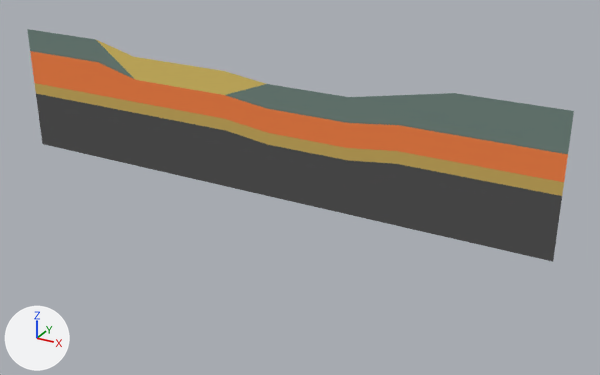
The Blender file Earthquake Game/Assets/Models/Netherlands.blend: old version first, new version second.
The view is the same before and after, from a 50 mm camera at (45.2, -53.2, 18.0) aimed at (15.3, 1.2, -9.2). The axes (+X, +Y, +Z) are drawn at lower left. The lights are the same throughout. The same objects are shown in both versions, whatever each file hides.

Before the edit, the objects in view are built like this:
```python
me_plane = bpy.data.meshes.new('Plane')
me_plane.from_pydata(...)  # 50 vertices, 40 faces; spans x -12.0..36.0, y -10.0..1.0, z 0.0
# faces by material slot: [6, 6, 7, 7, 14]
me_plane.materials.append(mat_clay)  # grey #798d86
me_plane.materials.append(mat_sand)  # yellow #e7cb6f
me_plane.materials.append(mat_salt_clay_stone)  # orange #ff894e
me_plane.materials.append(mat_sandstone)  # yellow #d1b263
me_plane.materials.append(mat_bedrock)  # dark grey #595959
ob_everything = bpy.data.objects.new('Everything', me_plane)
ob_everything.location = (0.0, 0.0, 0.0)
ob_everything.rotation_euler = (1.571, 0.0, 0.0)  # degrees (90, 0, 0)
```
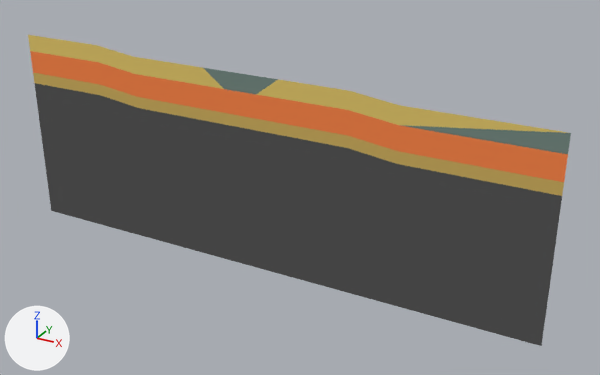
Where the change shows, as pixel boxes [x1, y1, x2, y2] in the pictures (600 x 375 px; the box of a moved part takes in the faces that stretch with it):
'Everything', reshaped (33% taller)
    before: [27, 29, 574, 262]
    after: [28, 35, 571, 346]
part 1 of me_plane, moved or reshaped
    before: [27, 29, 574, 262]
    after: [28, 35, 571, 346]
part 2 of me_plane, recoloured
    both: [35, 83, 348, 160]

The change, as a diff of the scene's bpy script:
```diff
--- a/Earthquake Game/Assets/Models/Netherlands.blend.py
+++ b/Earthquake Game/Assets/Models/Netherlands.blend.py
@@ me_plane @@
 # used by ob_everything; location = (0.0, 0.0, 0.0); rotation_euler = (1.571, 0.0, 0.0), in degrees (90, 0, 0)
-me_plane.from_pydata(...)  # 50 vertices, 40 faces; spans x -12.0..36.0, y -10.0..1.0, z 0.0
+me_plane.from_pydata(...)  # 60 vertices, 48 faces; spans x -12.0..36.0, y -17.0..0.5, z 0.0
+# me_plane part 1
+# 16 vertices are removed from x -12.0..36.0, y -10.0..1.0, z 0.0
+# 31 faces are deleted
+# 3 vertices in x -12.0..0.0, y -5.0..1.0, z 0.0 move by (0.0, -0.5, 0.0)
+# 3 vertices in x 9.0..36.0, y -10.0, z 0.0 move by (0.0, -7.0, 0.0)
+# 10 vertices move from x 0.0..28.0, y -10.0..1.0, z 0.0 to x 7.0..24.0, y -17.0..-0.5, z 0.0
+# 13 vertices are added at x -12.0..20.0, y -17.0..0.0, z 0.0
+# 8 new vertices lie (0.0, 1.0, 0.0) away from vertices in x -12.0..20.0, y -6.5..-4.0, z 0.0
+# 5 new vertices lie (0.0, 1.5, 0.0) away from vertices in x -4.0..36.0, y -2.0..-1.0, z 0.0
+# 8 new faces join them, mat_sand (yellow #e7cb6f)
+# 4 new faces join them, mat_clay (grey #798d86)
+# 8 new faces join them, mat_salt_clay_stone (orange #ff894e)
+# 8 new faces join them, mat_sandstone (yellow #d1b263)
+# 11 new faces join them, mat_bedrock (dark grey #595959)
+# me_plane part 2: 3 faces spanning x -12.0..20.0, y -5.5..-4.0, z 0.0 switch from mat_sandstone (yellow #d1b263) to mat_bedrock (dark grey #595959)
 me_plane.materials.append(mat_clay)
```
